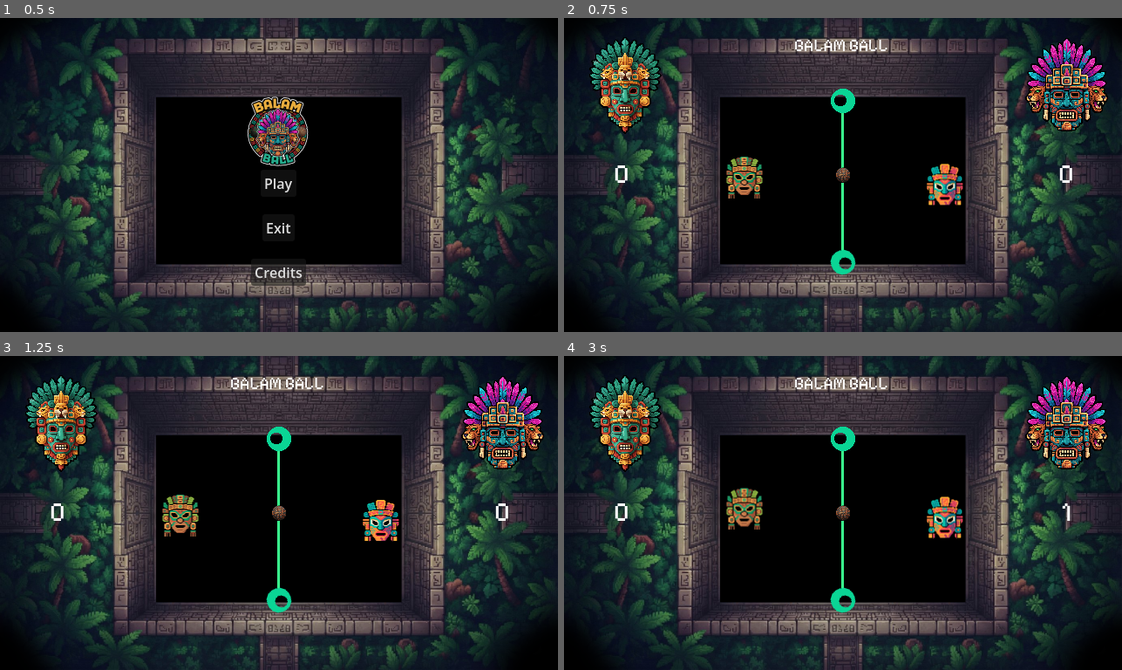
Above: before the commit, frames 1-4 (two rows, left to right).
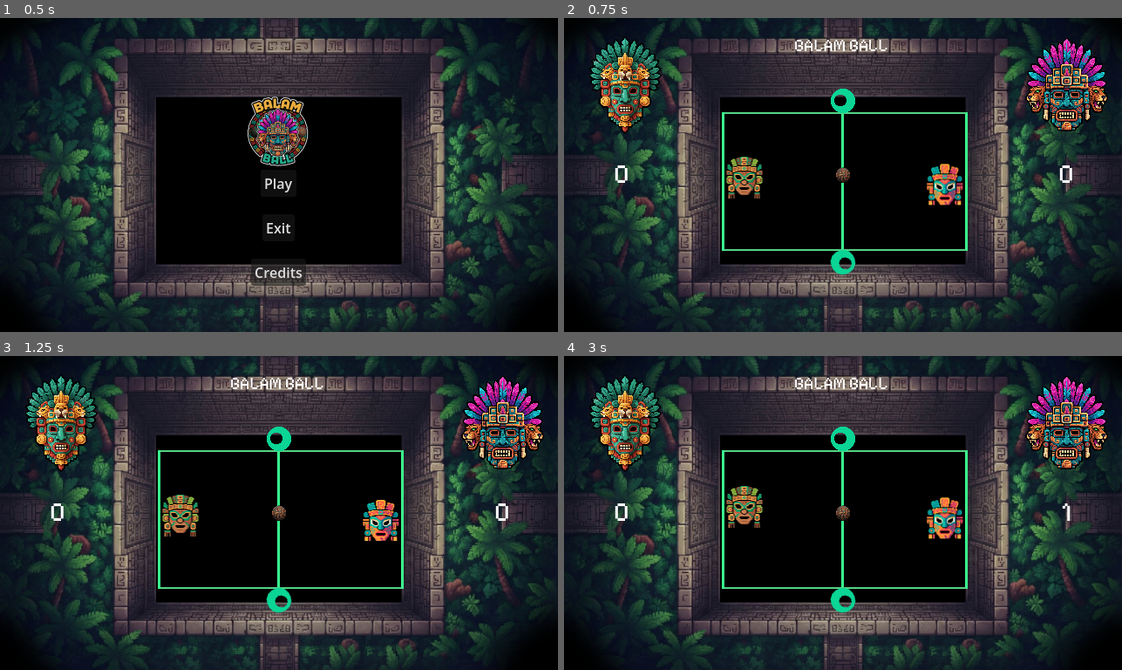
Above: after the commit, the same moments.

Repository: codigoneuro/balamball.games
Game: Godot game, scene res://Scenes/menu.tscn
The game is run twice, just before and just after one commit, with the same random seed, the same clock (stepped at 60 frames per second) and the same inputs.
Inputs:
- Up to frame 1 (0.5 s): no input
- Up to frame 2 (0.75 s): click "Play" at 0.5 s
- Up to frame 3 (1.25 s): no input
- Up to frame 4 (3 s): hold Up (up) 1.28-2.03 s; hold Down (down) 2.03-2.78 s; hold Up (up) from 2.78 s (still down)

Frame 1 is identical in both runs. In frame 2, 0.9% of the frame differs, in the area x 28-73%, y 30-75%; in frame 3, 0.9%; in frame 4, 2.0%.

Commit message:
fixed AI tazcat, add sprite green on board

Diff:
--- a/balam-ball/Scenes/board.tscn
+++ b/balam-ball/Scenes/board.tscn
@@ -104,10 +104,38 @@
 
 [node name="Camera2D" type="Camera2D" parent="." unique_id=49251775]
 
+[node name="SlideLeft" type="Line2D" parent="." unique_id=386873981]
+position = Vector2(175.00002, 239.00002)
+rotation = -3.0979593
+points = PackedVector2Array(318.33322, 138.24603, 324.9634, 290.10138, 325.26874, 297.09473)
+width = 3.0
+default_color = Color(0.22745098, 0.9764706, 0.5568628, 1)
+
+[node name="SlideRight" type="Line2D" parent="." unique_id=500503650]
+position = Vector2(454, 240.00002)
+rotation = -3.0979593
+points = PackedVector2Array(318.37683, 139.24509, 324.0331, 268.79504, 324.9634, 290.10138, 325.31235, 298.09375)
+width = 3.0
+default_color = Color(0.22745098, 0.9764706, 0.5568628, 1)
+
+[node name="ToLiner" type="Line2D" parent="." unique_id=1430728512]
+position = Vector2(-4.07893, -58.39706)
+scale = Vector2(1.0283258, 0.81861156)
+points = PackedVector2Array(-40, -15.395508, -66, -15.395508, -128.28725, -15.395508, -11, -15.395508, 28, -15.395508, 47, -15.395508, 141.08266, -15.395508)
+width = 3.0
+default_color = Color(0.32941177, 0.827451, 0.52156866, 1)
+
+[node name="ToLiner2" type="Line2D" parent="." unique_id=374312487]
+position = Vector2(-4.580448, 98.60294)
+scale = Vector2(1.0175275, 0.81861156)
+points = PackedVector2Array(-40, -15.395508, -66, -15.395508, -129.15578, -15.395508, -11, -15.395508, 28, -15.395508, 47, -15.395508, 143.02106, -15.395515)
+width = 3.0
+default_color = Color(0.32941177, 0.827451, 0.52156866, 1)
+
 [node name="DivideBoard" type="Line2D" parent="." unique_id=108434147]
 position = Vector2(312, 240)
 rotation = -3.0979593
-points = PackedVector2Array(318.33322, 138.24603, 324.9634, 290.10138, 325.31235, 298.09375)
+points = PackedVector2Array(318.46408, 141.24318, 324.9634, 290.10138, 325.22513, 296.09564)
 width = 3.0
 default_color = Color(0.22745098, 0.9764706, 0.5568628, 1)
 
--- a/balam-ball/Scripts/ball.gd
+++ b/balam-ball/Scripts/ball.gd
@@ -29,20 +29,32 @@
 	var colision = move_and_collide(velocity * delta)
 	if colision:
 		var normal = colision.get_normal()
+		var objeto_tocado = colision.get_collider()
+
 		velocity = velocity.bounce(normal)
 
-		# Evita que la pelota se quede pegada
-		global_position += normal * 2.0
+		# --- SOLUCIÓN AL BUCLE INFINITO ---
+		# Si el rebote es muy recto (vertical u horizontal), añadimos una desviación
+		if abs(normal.y) > 0.9 or abs(normal.x) > 0.9:
+			var desviacion = randf_range(-15.0, 15.0) # Pequeño ángulo en grados
+			velocity = velocity.rotated(deg_to_rad(desviacion))
 
-		var objeto_tocado = colision.get_collider()
+		# Separación dinámica para evitar que se pegue
+		var factor_separacion = 5.0 if abs(normal.x) > 0.5 else 2.0
+		global_position += normal * factor_separacion
+
 		if objeto_tocado:
-			if objeto_tocado.is_in_group("Balam"):
-				ultimo_jugador = "Balam"
+			if objeto_tocado.is_in_group("Balam") or objeto_tocado.is_in_group("Tezcat"):
+				ultimo_jugador = "Balam" if objeto_tocado.is_in_group("Balam") else "Tezcat"
 				velocity *= incremento_velocidad
-			elif objeto_tocado.is_in_group("Tezcat"):
-				ultimo_jugador = "Tezcat"
-				velocity *= incremento_velocidad
-			# Reproducir sonido
-			$AudioStreamPlayer2D.pitch_scale = randf_range(0.9, 1.2)
-			$AudioStreamPlayer2D.play()
-			print("¡Golpe de jugador detectado!")
+
+				# Forzar salida hacia el campo contrario
+				if objeto_tocado.is_in_group("Balam"):
+					velocity.x = abs(velocity.x)
+				else:
+					velocity.x = -abs(velocity.x)
+
+			# Sonido de rebote
+			if has_node("AudioStreamPlayer2D"):
+				$AudioStreamPlayer2D.pitch_scale = randf_range(0.9, 1.2)
+				$AudioStreamPlayer2D.play()
Not shown, added: .DS_Store
